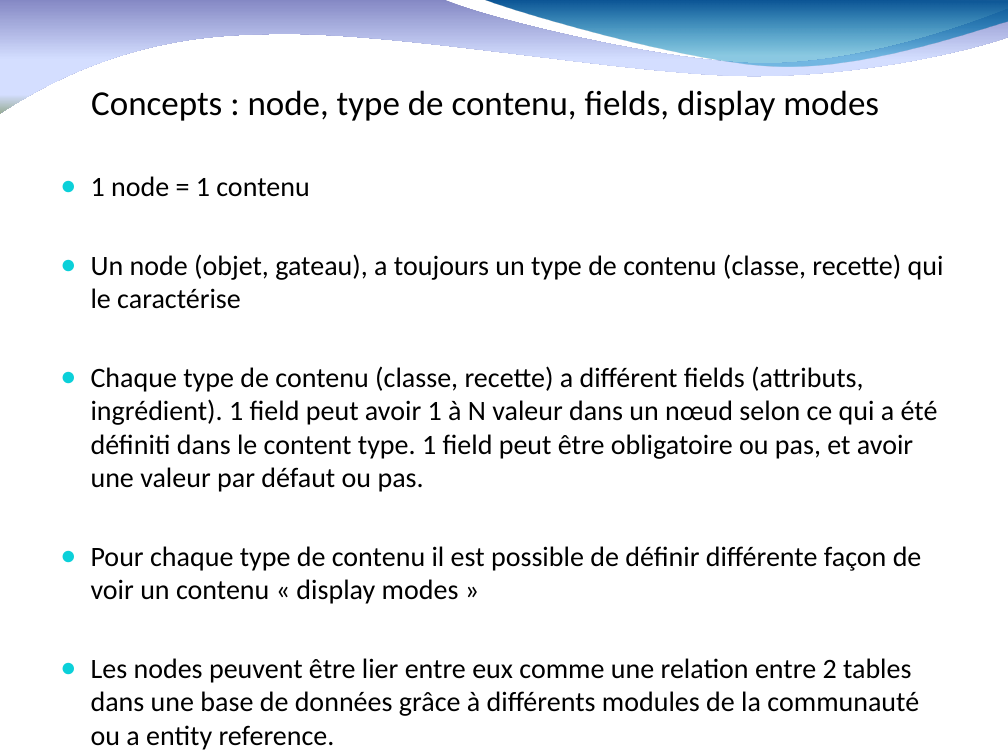
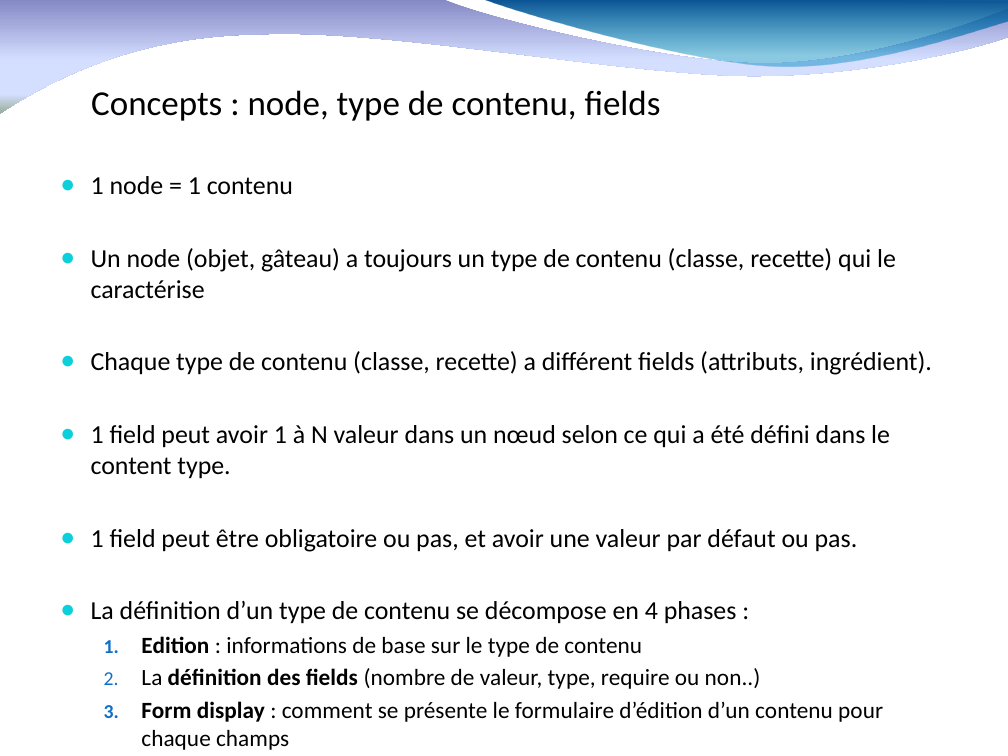
Before and after one commit to fauconv/cours_drupal8, a slide deck: slide 17 of drupal 8 nomades.pptx (slide 16 before the commit). Drawn at 1008x756 pixels with LibreOffice and Linux fonts; fonts in the diff are those of the drawing; background and template pictures are left out. Boxes give left, top, right and bottom in pixels: in the first picture for what was removed or moved away, otherwise in the second. Text is boxed around its words. In the diff, an @@ line names an element or a change of style, - is before the commit and + after.

Commit message:
new

```diff
--- a/drupal 8 nomades.pptx
+++ b/drupal 8 nomades.pptx
@@ title at box(91, 90, 661, 121): text changed @@
-Concepts : node, type de contenu, fields, display modes
+Concepts : node, type de contenu, fields
@@ text at box(91, 176, 293, 194): size 20 to 18.5 pt in "1 node = 1 contenu" @@
@@ text at box(91, 248, 932, 750): text changed; size 20 to 18.5 pt @@
-● Un node (objet, gateau), a toujours un type de contenu (classe, recette) qui le caractérise
-● Chaque type de contenu (classe, recette) a différent fields (attributs, ingrédient). 1 field peut avoir 1 à N valeur dans un nœud selon ce qui a été définiti dans le content type. 1 field peut être obligatoire ou pas, et avoir une valeur par défaut ou pas.
-● Pour chaque type de contenu il est possible de définir différente façon de voir un contenu « display modes »
-● Les nodes peuvent être lier entre eux comme une relation entre 2 tables dans une base de données grâce à différents modules de la communauté ou a entity reference.
+● Un node (objet, gâteau) a toujours un type de contenu (classe, recette) qui le caractérise
+● Chaque type de contenu (classe, recette) a différent fields (attributs, ingrédient).
+● 1 field peut avoir 1 à N valeur dans un nœud selon ce qui a été défini dans le content type.
+● 1 field peut être obligatoire ou pas, et avoir une valeur par défaut ou pas.
+● La définition d’un type de contenu se décompose en 4 phases :
+  1. Edition : informations de base sur le type de contenu
+  2. La définition des fields (nombre de valeur, type, require ou non..)
+  3. Form display : comment se présente le formulaire d’édition d’un contenu pour chaque champs
+  4. Affichage : comment s’affiche chaque champs sur le front office
```
Also in this commit, not shown: 18 other slides changed, 11 slides added, 1 slide removed.
